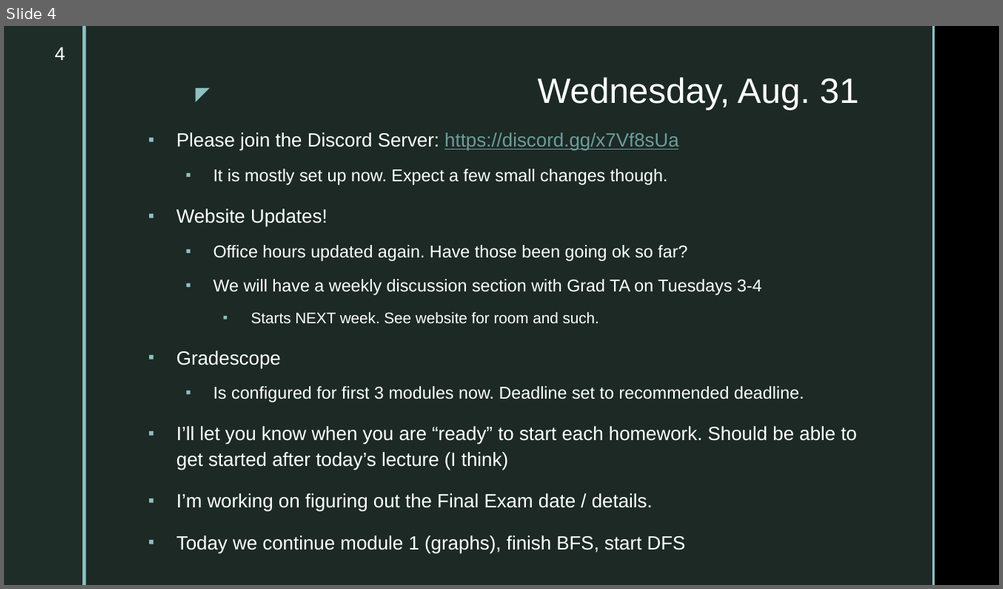
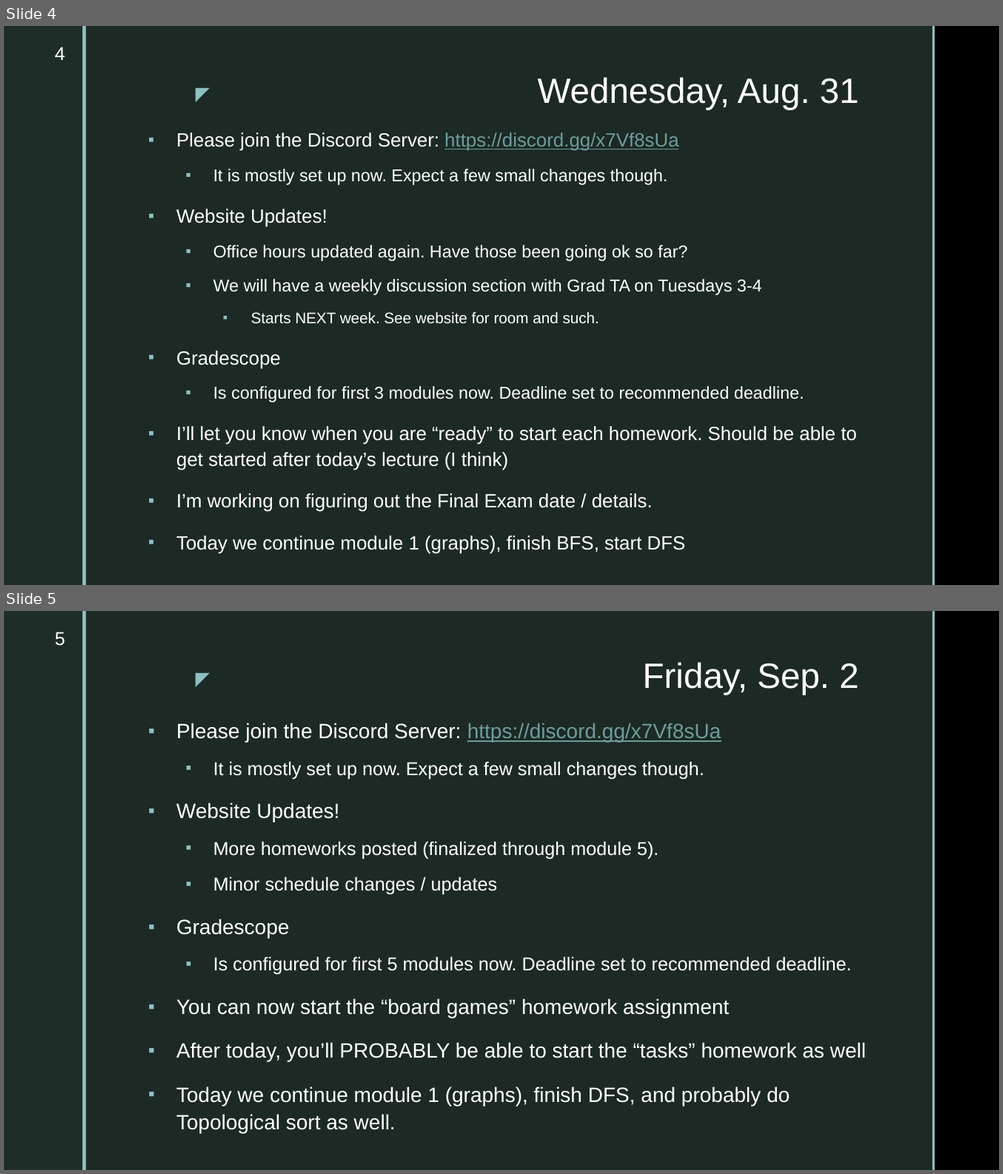
Before and after one commit to markfloryan/dsa2, a slide deck: slides/dailyannouncements.pptx. Shown one above the other, each under a label of ours: slide 4 before the commit, slides 4 and 5 after it. The pictures are 1003x589 and 1003x1174 pixels, drawn with LibreOffice and Linux fonts; fonts in the diff are those of the drawing; background and template pictures are left out. Boxes give left, top, right and bottom in pixels: in the first picture for what was removed or moved away, otherwise in the second. Text is boxed around its words. In the diff, an @@ line names an element or a change of style, - is before the commit and + after.

Commit message:
a bunch of homework

```diff
--- a/slides/dailyannouncements.pptx
+++ b/slides/dailyannouncements.pptx
@@ slide 5 added at <box>4,611,999,1170</box>, background picture (left out); not listed: 5 template elements that a slide beside it also shows @@
@@ page number added at <box>55,632,65,646</box>, 18 pt, text #FFFFFF @@
+5
@@ title added at <box>643,662,858,695</box>, 34 pt, text #FFFFFF @@
+Friday, Sep. 2
@@ text added at <box>176,723,865,1133</box>, 20 pt, text #FFFFFF @@
+▪ Please join the Discord Server: https://discord.gg/x7Vf8sUa
+  ▪ It is mostly set up now. Expect a few small changes though.
+▪ Website Updates!
+  ▪ More homeworks posted (finalized through module 5).
+  ▪ Minor schedule changes / updates
+▪ Gradescope
+  ▪ Is configured for first 5 modules now. Deadline set to recommended deadline.
+▪ You can now start the “board games” homework assignment
+▪ After today, you’ll PROBABLY be able to start the “tasks” homework as well
+▪ Today we continue module 1 (graphs), finish DFS, and probably do Topological sort as well.
```
Also in this commit, not shown: 16 other files.
